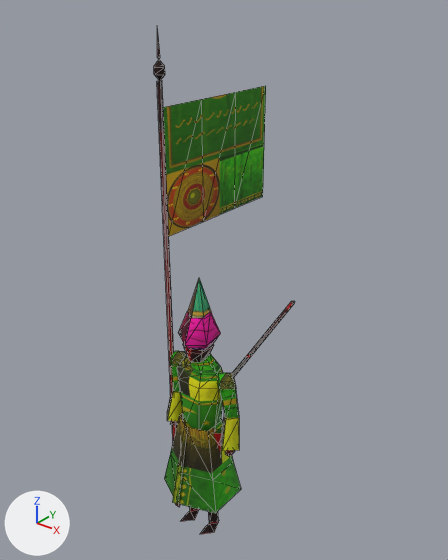
The glTF model ordo/assets/models/units/kok_sarboz_banner_lod1.glb as it was, and as the next commit left it.
Rendered twice from a camera (50 mm lens) standing at (2.36, -2.7, 3.85) and looking at (-0.06, 0.33, 1.98). Arrows for +X, +Y and +Z are at lower left; the lights stay in place. The older version comes first. Mesh edges are drawn as thin lines. Vertices at exactly the same position are counted once.

The first picture shows 'kok_sarboz_banner_lod1'.
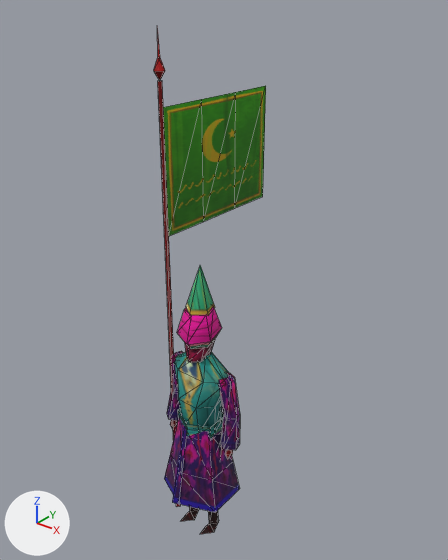
Edits to the bpy script that builds the scene:
```text
Change me_kok_sarboz_banner_lod1:
    used by ob_kok_sarboz_banner_lod1; location = (0.0, 0.0, 0.0)
    remove me_kok_sarboz_banner_lod1.from_pydata(...)  # 257 vertices, 299 faces; spans x -0.34..0.61, y -0.28..1.06, z 0.02..3.62
    add me_kok_sarboz_banner_lod1.from_pydata(...)  # 235 vertices, 277 faces; spans x -0.33..0.33, y -0.28..1.06, z 0.02..3.62
    me_kok_sarboz_banner_lod1 part 1: the loose piece of 22 vertices spanning x -0.08..0.08, y -0.13..0.1, z 1.52..1.73 is rebuilt with 14 vertices and now spans x -0.09..0.09, y -0.12..0.11, z 1.51..1.72
    me_kok_sarboz_banner_lod1 part 2: the loose piece of 21 vertices spanning x -0.13..0.13, y -0.15..0.14, z 1.65..1.91 is rebuilt with 18 vertices and now spans x -0.14..0.14, y -0.16..0.15, z 1.67..1.93
    me_kok_sarboz_banner_lod1 part 3: the loose piece of 8 vertices spanning x -0.34..-0.18, y -0.09..0.1, z 0.9..1.16 is rebuilt with 10 vertices and now spans x -0.33..-0.19, y -0.07..0.08, z 0.9..1.16
    me_kok_sarboz_banner_lod1 part 4: the loose piece of 8 vertices spanning x 0.18..0.34, y -0.09..0.1, z 0.9..1.16 is rebuilt with 10 vertices and now spans x 0.19..0.33, y -0.07..0.08, z 0.9..1.16
    me_kok_sarboz_banner_lod1 part 5: the loose piece of 8 vertices spanning x -0.07..0.07, y -0.08..0.09, z 1.88..2.14 is rebuilt with 7 vertices and now spans x -0.1..0.1, y -0.1..0.09, z 1.9..2.22
    me_kok_sarboz_banner_lod1 part 6: the loose piece of 8 vertices spanning x -0.31..-0.14, y -0.07..0.1, z 1.14..1.44 is rebuilt with 15 vertices and now spans x -0.3..-0.14, y -0.06..0.08, z 1.13..1.48
    me_kok_sarboz_banner_lod1 part 7: the loose piece of 8 vertices spanning x 0.14..0.31, y -0.07..0.1, z 1.14..1.44 is rebuilt with 15 vertices and now spans x 0.14..0.3, y -0.06..0.08, z 1.13..1.48
    me_kok_sarboz_banner_lod1 part 8: a new loose piece of 14 vertices spanning x -0.15..0.15, y -0.16..0.15, z 0.94..1.07, in mat_kokand_units
    me_kok_sarboz_banner_lod1 part 9: the loose piece of 6 vertices spanning x 0.04..0.61, y 0.17..0.19, z 1.2..2.09 is deleted
    me_kok_sarboz_banner_lod1 part 10
    64 vertices are removed from x -0.31..0.31, y -0.09..0.18, z 0.02..3.44
    98 faces are deleted
    3 vertices in x -0.03..0.03, y -0.08..0.06, z 1.57 move by (0.0, 0.01, 0.02)
    25 vertices move from x -0.28..0.26, y -0.28..0.26, z 0.02..3.32 to x -0.28..0.25, y -0.27..0.27, z 0.02..3.32
    32 vertices are added at x -0.31..0.29, y -0.09..0.09, z 0.02..3.38
    52 new faces join them
    me_kok_sarboz_banner_lod1 part 11: 100 kept faces spanning x -0.28..0.26, y -0.28..1.06, z 0.03..3.62 get new texture (UV) coordinates
    me_kok_sarboz_banner_lod1 part 12: 90 kept faces spanning x -0.28..0.26, y -0.28..0.27, z 0.03..1.59 get new vertex colours
    other edits to the shape of me_kok_sarboz_banner_lod1 do not show in these pictures
```

Pixel boxes (x1, y1, x2, y2) of what changed, in the pictures (448 x 560 px):
'kok_sarboz_banner_lod1', reshaped (20% narrower): before (154, 26, 295, 534); after (154, 26, 266, 534)
part 1 of me_kok_sarboz_banner_lod1, rebuilt: before (183, 343, 214, 362); after (185, 339, 215, 363)
part 2 of me_kok_sarboz_banner_lod1, rebuilt (10% taller): before (178, 311, 221, 350); after (177, 306, 222, 349)
part 3 of me_kok_sarboz_banner_lod1, rebuilt: before (167, 392, 183, 421); after (167, 391, 180, 421)
part 4 of me_kok_sarboz_banner_lod1, rebuilt (11% wider): before (221, 413, 239, 451); after (220, 413, 240, 450)
part 5 of me_kok_sarboz_banner_lod1, rebuilt (20% wider, 24% taller): before (188, 278, 212, 318); after (186, 265, 215, 315)
part 6 of me_kok_sarboz_banner_lod1, rebuilt: before (171, 353, 186, 392); after (171, 351, 183, 392)
part 7 of me_kok_sarboz_banner_lod1, rebuilt (15% wider, 7% taller): before (220, 376, 239, 418); after (218, 373, 240, 418)
part 8 of me_kok_sarboz_banner_lod1, added: after (178, 409, 223, 438)
part 9 of me_kok_sarboz_banner_lod1, deleted: before (234, 301, 295, 377)
part 10 of me_kok_sarboz_banner_lod1, reshaped: before (154, 58, 251, 507); after (154, 57, 233, 507)
part 11 of me_kok_sarboz_banner_lod1, surface changed: (157, 29, 266, 534) in both
part 12 of me_kok_sarboz_banner_lod1, recoloured: (164, 354, 239, 534) in both
